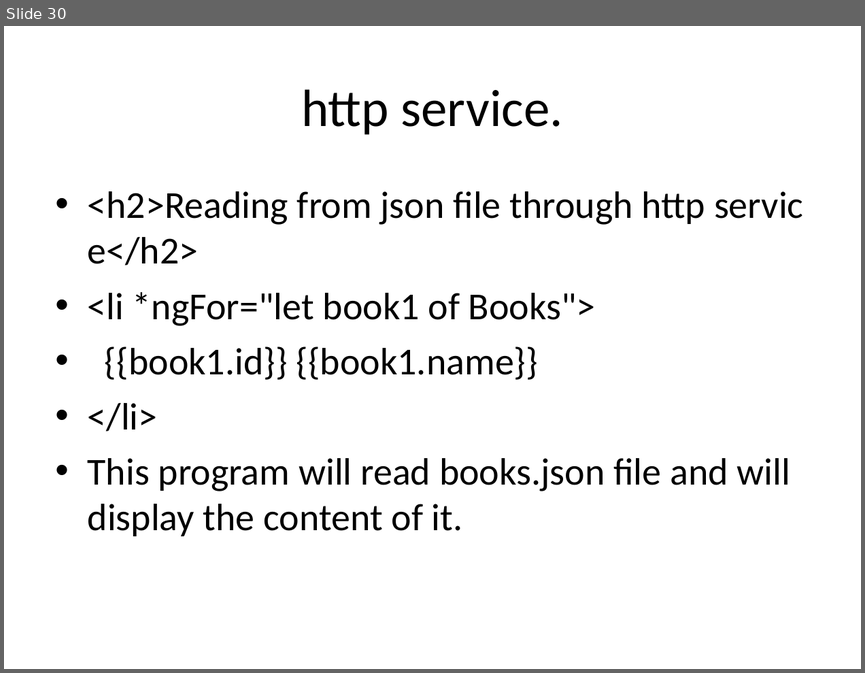
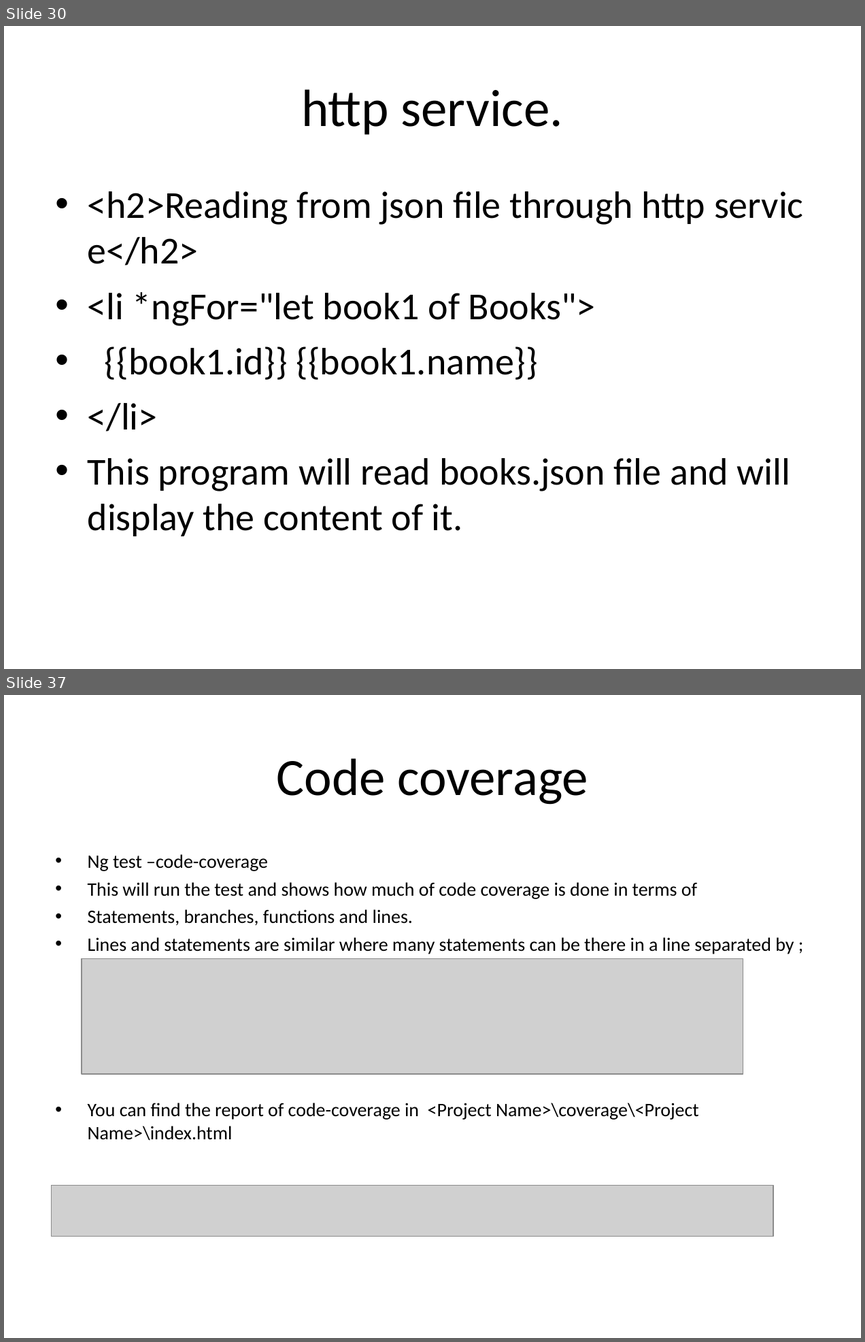
Before and after one commit to kcharankumar/DBS_Charan, a slide deck: Angular/Angular.ppt. Shown one above the other, each under a label of ours: slide 30 before the commit, slides 30 and 37 after it; the slides between them are not shown. The pictures are 865x673 and 865x1342 pixels, drawn with LibreOffice and Linux fonts; fonts in the diff are those of the drawing; grey boxes stand for pictures. Boxes give left, top, right and bottom in pixels: in the first picture for what was removed or moved away, otherwise in the second. Text is boxed around its words. In the diff, an @@ line names an element or a change of style, - is before the commit and + after.

```diff
--- a/Angular/Angular.ppt
+++ b/Angular/Angular.ppt
@@ slide 37 added at (4, 695, 861, 1338), background #FFFFFF @@
@@ title added at (277, 758, 588, 804), 44 pt, text #000000 @@
+Code coverage
@@ text added at (88, 854, 793, 1140), 16 pt, text #000000 @@
+• Ng test –code-coverage
+• This will run the test and shows how much of code coverage is done in terms of
+• Statements, branches, functions and lines.
+• Lines and statements are similar where many statements can be there in a line separated by ;
+• You can find the report of code-coverage in <Project Name>\coverage\<Project Name>\index.html
@@ picture added at (81, 959, 742, 1074) @@
@@ picture added at (51, 1185, 773, 1236) @@
```
Also in this commit, not shown: 8 other slides added.
